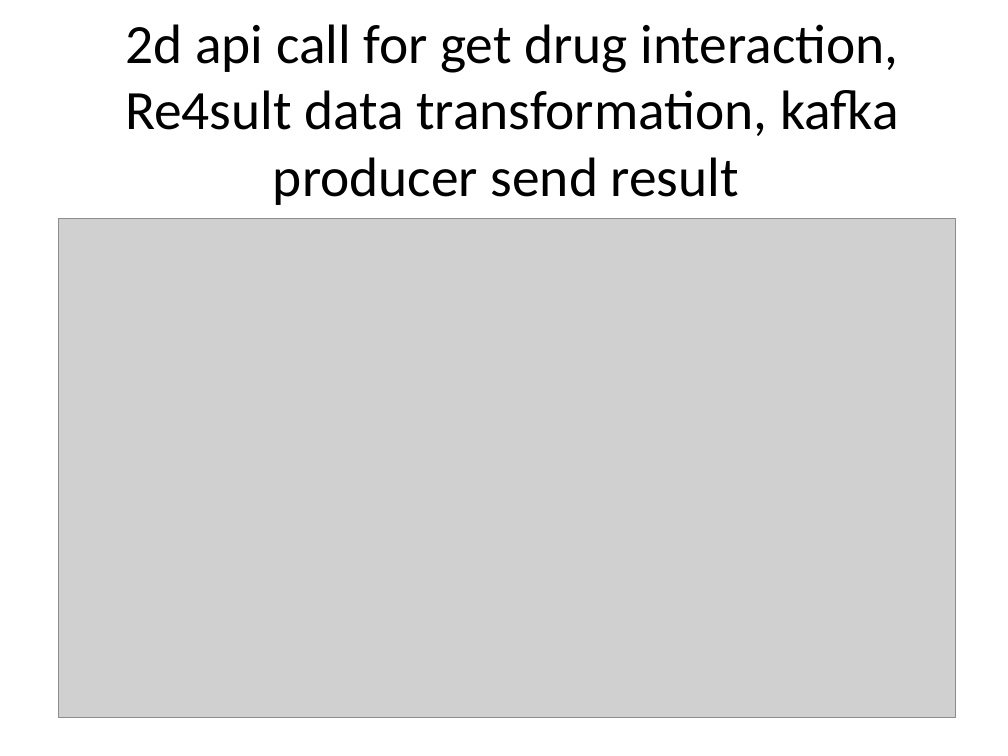
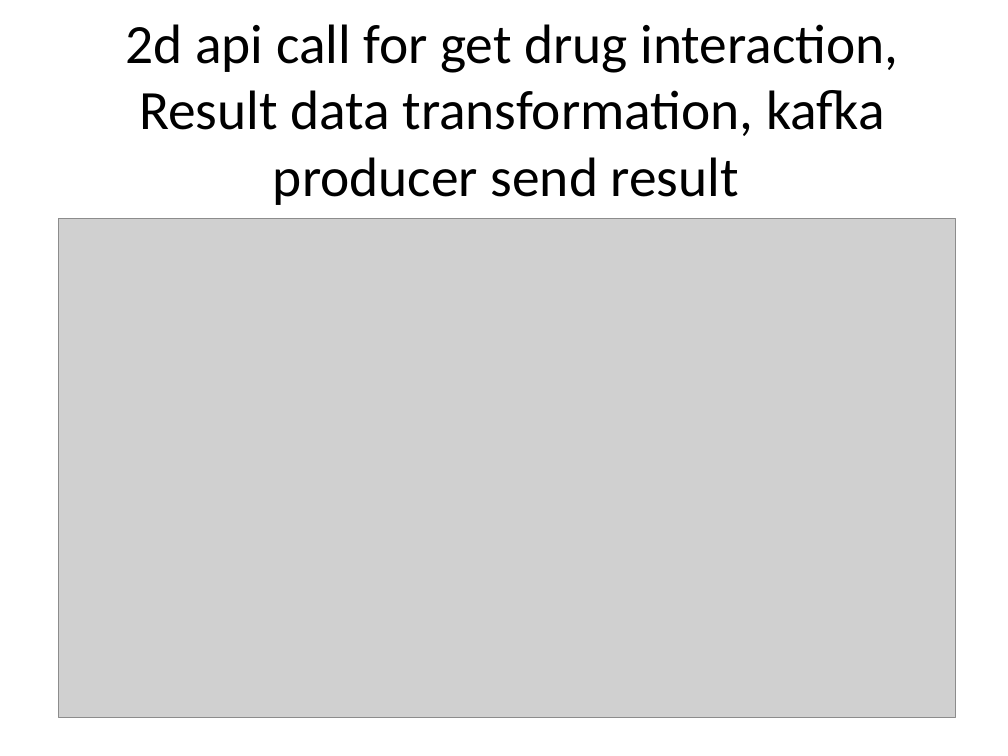
Before and after one commit to katkovOlga/nayaProject, a slide deck: slide 15 of FinalProject.pptx. Drawn at 1008x756 pixels with LibreOffice and Linux fonts; fonts in the diff are those of the drawing; grey boxes stand for pictures. Boxes give left, top, right and bottom in pixels: in the first picture for what was removed or moved away, otherwise in the second. Text is boxed around its words. In the diff, an @@ line names an element or a change of style, - is before the commit and + after.

```diff
--- a/FinalProject.pptx
+++ b/FinalProject.pptx
@@ title at (126, 24, 898, 205): text changed @@
-2d api call for get drug interaction, Re4sult data transformation, kafka producer send result
+2d api call for get drug interaction, Result data transformation, kafka producer send result
```
Also in this commit, not shown: 3 other slides changed, 2 other files.
